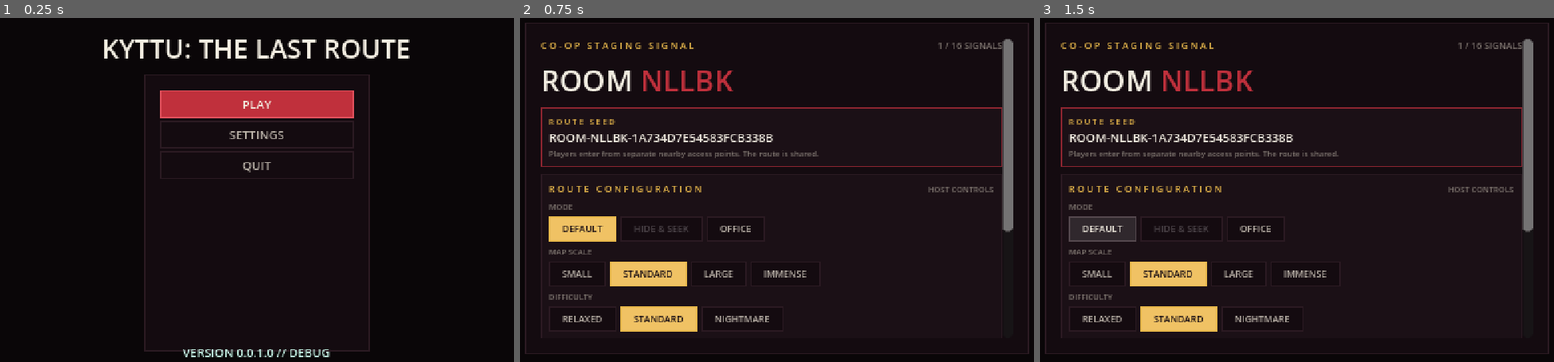
Above: before the commit, frames 1-3 (left to right).
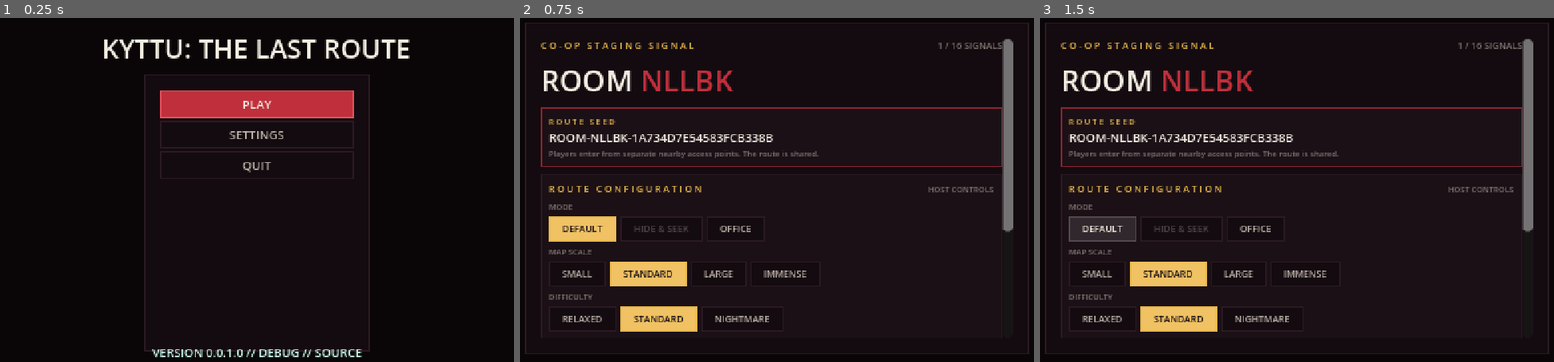
Above: after the commit, the same moments.

Repository: KyttuXD/LastRouteGodot
Game: Godot game, scene res://scenes/main_menu.tscn
The game is run twice, just before and just after one commit, with the same random seed, the same clock (stepped at 60 frames per second) and the same inputs.
Inputs:
- Up to frame 1 (0.25 s): no input
- Up to frame 2 (0.75 s): click "PLAY" at 0.5 s
- Up to frame 3 (1.5 s): click "DEFAULT" at 1.25 s

The runs differ from the first frame. In frame 1, 0.6% of the frame differs, in the area x 29-71%, y 96-99%; in frame 2, nothing differs; in frame 3, nothing differs.

Commit message:
Add commit-aware automatic update delivery

Diff:
--- a/backend/updates.example.json
+++ b/backend/updates.example.json
@@ -2,22 +2,25 @@
   "debug": {
     "linux": {
       "version": "0.0.1.0",
+      "revision": "REPLACE_WITH_7_TO_40_CHARACTER_GIT_SHA",
       "file": "LastRoute-Linux-Debug.zip",
       "sha256": "REPLACE_WITH_64_CHARACTER_SHA256",
       "notes": "Debug multiplayer test build.",
-      "required": false
+      "required": true
     },
     "steamvr": {
       "version": "0.0.1.0",
+      "revision": "REPLACE_WITH_7_TO_40_CHARACTER_GIT_SHA",
       "file": "LastRoute-Windows-SteamVR-Debug.zip",
       "sha256": "REPLACE_WITH_64_CHARACTER_SHA256",
       "notes": "SteamVR OpenXR test build.",
-      "required": false
+      "required": true
     }
   },
   "release": {
     "windows": {
       "version": "1.0.0",
+      "revision": "REPLACE_WITH_7_TO_40_CHARACTER_GIT_SHA",
       "file": "LastRoute-Windows.zip",
       "sha256": "REPLACE_WITH_64_CHARACTER_SHA256",
       "notes": "First public release.",
--- a/scripts/validate_room.gd
+++ b/scripts/validate_room.gd
@@ -33,6 +33,14 @@
 		"the updater treated the current version as newer")
 	_expect(not UpdateManager._newer("0.0.0.9", "0.0.1.0"),
 		"the updater treated an older version as newer")
+	_expect(UpdateManager._update_needed("0.0.1.0", "0.0.1.0",
+		"bbbbbbbbbbbb", "aaaaaaaaaaaa"),
+		"the updater ignored a newer build commit at the same frozen version")
+	_expect(not UpdateManager._update_needed("0.0.1.0", "0.0.1.0",
+		"aaaaaaaaaaaa", "aaaaaaaaaaaa"),
+		"the updater offered its own build commit")
+	_expect(not UpdateManager._update_needed("0.0.1.0", "0.0.1.0", "", "source"),
+		"an editor/source run was treated as an exported revision")
 	RoomState.create_local(RoomState.Mode.DEFAULT)
 	_expect(RoomState.code.length() == RoomState.CODE_LENGTH,
 		"room code is %d characters" % RoomState.code.length())
--- a/src/autoload/update_manager.gd
+++ b/src/autoload/update_manager.gd
@@ -8,8 +8,13 @@
 
 signal update_available(update: Dictionary)
 signal status_changed(message: String)
+signal check_finished(success: bool, update_needed: bool)
 
 var available := {}
+var check_complete := false
+var check_succeeded := false
+var update_required := false
+var checking := false
 var _request: HTTPRequest
 
 
@@ -23,13 +28,22 @@
 
 
 func check() -> void:
-	if not Backend.configured() or _request.get_http_client_status() != HTTPClient.STATUS_DISCONNECTED:
+	if checking or _request.get_http_client_status() != HTTPClient.STATUS_DISCONNECTED:
 		return
+	check_complete = false
+	check_succeeded = false
+	update_required = false
+	available = {}
+	if not Backend.configured():
+		_finish_check(false, false, "UPDATE CHECK UNAVAILABLE")
+		return
+	checking = true
+	status_changed.emit("CHECKING FOR UPDATES")
 	var error := _request.request("%s/api/updates/%s/%s" % [
 		Backend.base_url, Build.update_channel(), platform_key()],
 		PackedStringArray(["Accept: application/json"]), HTTPClient.METHOD_GET)
 	if error != OK:
-		status_changed.emit("UPDATE CHECK UNAVAILABLE")
+		_finish_check(false, false, "UPDATE CHECK UNAVAILABLE")
 
 
 func platform_key() -> String:
@@ -48,16 +62,16 @@
 
 func _on_response(result: int, code: int, _headers: PackedStringArray,
 		body: PackedByteArray) -> void:
-	if result != HTTPRequest.RESULT_SUCCESS or code == 404:
-		return
-	if code != 200:
-		status_changed.emit("UPDATE CHECK UNAVAILABLE")
+	if result != HTTPRequest.RESULT_SUCCESS or code != 200:
+		_finish_check(false, false, "UPDATE CHECK UNAVAILABLE")
 		return
 	var parsed = JSON.parse_string(body.get_string_from_utf8())
 	if not parsed is Dictionary or not parsed.get("update") is Dictionary:
+		_finish_check(false, false, "INVALID UPDATE RESPONSE")
 		return
 	var candidate: Dictionary = parsed["update"]
 	var version := String(candidate.get("version", ""))
+	var revision := String(candidate.get("revision", "")).strip_edges().to_lower()
 	var url := String(candidate.get("url", ""))
 	if url.begins_with("/api/"):
 		url = "%s%s" % [Backend.base_url, url]
@@ -66,11 +80,17 @@
 		or url.begins_with("%s/api/updates/files/" % Backend.base_url) \
 		or (Build.tools_enabled() and (url.begins_with("http://127.0.0.1") \
 			or url.begins_with("http://localhost")))
-	if not _newer(version, Build.VERSION) or not trusted_transport:
+	if not trusted_transport:
+		_finish_check(false, false, "UNTRUSTED UPDATE RESPONSE")
+		return
+	if not _update_needed(version, Build.VERSION, revision, Build.revision()):
+		_finish_check(true, false, "UP TO DATE")
 		return
 	available = candidate.duplicate(true)
+	update_required = bool(candidate.get("required", false))
 	update_available.emit(available)
-	status_changed.emit("UPDATE %s AVAILABLE" % version)
+	var identity := revision.left(8) if not revision.is_empty() else version
+	_finish_check(true, true, "UPDATE %s AVAILABLE" % identity)
 
 
 func open_download() -> void:
@@ -91,3 +111,31 @@
 		if av != bv:
 			return av > bv
 	return false
+
+
+static func _update_needed(candidate_version: String, current_version: String,
+		candidate_revision: String, current_revision: String) -> bool:
+	if _newer(candidate_version, current_version):
+		return true
+	if _newer(current_version, candidate_version):
+		return false
+	var candidate := candidate_revision.strip_edges().to_lower()
+	var current := current_revision.strip_edges().to_lower()
+	return _valid_revision(candidate) and _valid_revision(current) and candidate != current
+
+
+static func _valid_revision(value: String) -> bool:
+	if value.length() < 7 or value.length() > 40:
+		return false
+	for character in value:
+		if not "0123456789abcdef".contains(character):
+			return false
+	return true
+
+
+func _finish_check(success: bool, needs_update: bool, message: String) -> void:
+	checking = false
+	check_complete = true
+	check_succeeded = success
+	status_changed.emit(message)
+	check_finished.emit(success, needs_update)
--- a/src/config/build.gd
+++ b/src/config/build.gd
@@ -4,6 +4,10 @@
 ## Manually controlled release identifier. Keep this unchanged during unrelated
 ## work; only change it when the user explicitly asks to change or bump it.
 const VERSION := "0.0.1.0"
+const REVISION_PATH := "res://build_revision.json"
+const SOURCE_REVISION := "source"
+
+static var _revision_cache := ""
 
 ## What this build is allowed to show the player.
 ##
@@ -44,3 +48,42 @@
 
 static func update_channel() -> String:
 	return "debug" if tools_enabled() else "release"
+
+
+## Git commit embedded by scripts/export_test_builds.sh. Editor/source runs do
+## not have the generated file and deliberately identify as "source".
+static func revision() -> String:
+	if not _revision_cache.is_empty():
+		return _revision_cache
+	_revision_cache = SOURCE_REVISION
+	if not FileAccess.file_exists(REVISION_PATH):
+		return _revision_cache
+	var file := FileAccess.open(REVISION_PATH, FileAccess.READ)
+	if file == null:
+		return _revision_cache
+	var parsed = JSON.parse_string(file.get_as_text())
+	if parsed is Dictionary:
+		var candidate := String(parsed.get("revision", "")).strip_edges().to_lower()
+		if _valid_revision(candidate):
+			_revision_cache = candidate
+	return _revision_cache
+
+
+static func short_revision() -> String:
+	var value := revision()
+	return value.left(8) if value != SOURCE_REVISION else value
+
+
+## Only exported debug builds fail closed on an unavailable update service.
+## Editor runs stay usable while the developer is changing the backend.
+static func requires_update_gate() -> bool:
+	return tools_enabled() and revision() != SOURCE_REVISION
+
+
+static func _valid_revision(value: String) -> bool:
+	if value.length() < 7 or value.length() > 40:
+		return false
+	for character in value:
+		if not "0123456789abcdef".contains(character):
+			return false
+	return true
--- a/src/ui/main_menu.gd
+++ b/src/ui/main_menu.gd
@@ -33,11 +33,25 @@
 	play_button.pressed.connect(_on_play_pressed)
 	settings_button.pressed.connect(_on_settings_pressed)
 	quit_button.pressed.connect(_on_quit_pressed)
-	update_button.pressed.connect(UpdateManager.open_download)
+	update_button.pressed.connect(_on_update_pressed)
 	UpdateManager.update_available.connect(_on_update_available)
-	version_label.text = "VERSION %s // %s" % [Build.VERSION, Build.update_channel().to_upper()]
+	UpdateManager.status_changed.connect(_on_update_status)
+	UpdateManager.check_finished.connect(_on_update_check_finished)
+	version_label.text = "VERSION %s // %s // %s" % [Build.VERSION,
+		Build.update_channel().to_upper(), Build.short_revision().to_upper()]
 	if not UpdateManager.available.is_empty():
 		_on_update_available(UpdateManager.available)
+	if Build.requires_update_gate():
+		play_button.disabled = true
+		play_button.text = "CHECKING FOR UPDATES"
+		update_button.visible = true
+		update_button.disabled = true
+		update_button.text = "CHECKING FOR UPDATES"
+		if UpdateManager.check_complete:
+			_on_update_check_finished(UpdateManager.check_succeeded,
+				not UpdateManager.available.is_empty())
+		elif not UpdateManager.checking:
+			UpdateManager.check()
 
 
 ## Restyle from Palette at load rather than in the scene file.
@@ -91,6 +105,46 @@
 
 
 func _on_update_available(update: Dictionary) -> void:
-	update_button.text = "DOWNLOAD UPDATE %s" % String(update.get("version", ""))
+	var revision := String(update.get("revision", ""))
+	var identity := revision.left(8).to_upper() if not revision.is_empty() \
+		else String(update.get("version", ""))
+	update_button.text = "DOWNLOAD UPDATE %s" % identity
 	update_button.tooltip_text = String(update.get("notes", ""))
+	update_button.disabled = false
 	update_button.visible = true
+	if Build.requires_update_gate():
+		play_button.disabled = true
+		play_button.text = "UPDATE REQUIRED"
+
+
+func _on_update_pressed() -> void:
+	if UpdateManager.available.is_empty():
+		update_button.disabled = true
+		update_button.text = "CHECKING FOR UPDATES"
+		UpdateManager.check()
+	else:
+		UpdateManager.open_download()
+
+
+func _on_update_status(message: String) -> void:
+	if Build.requires_update_gate() and UpdateManager.available.is_empty():
+		update_button.visible = true
+		update_button.text = message
+
+
+func _on_update_check_finished(success: bool, needs_update: bool) -> void:
+	if not Build.requires_update_gate():
+		return
+	if success and not needs_update:
+		play_button.disabled = false
+		play_button.text = "PLAY"
+		update_button.visible = false
+		return
+	play_button.disabled = true
+	if needs_update:
+		play_button.text = "UPDATE REQUIRED"
+		return
+	play_button.text = "UPDATE CHECK REQUIRED"
+	update_button.text = "RETRY UPDATE CHECK"
+	update_button.disabled = false
+	update_button.visible = true
Not shown, changed: backend/package.json
Not shown, changed: export_presets.cfg
Not shown, changed: package.json
Not shown, changed: MIGRATION.md
Not shown, added: PLAYABILITY.md
Not shown, changed: scripts/export_test_builds.sh
